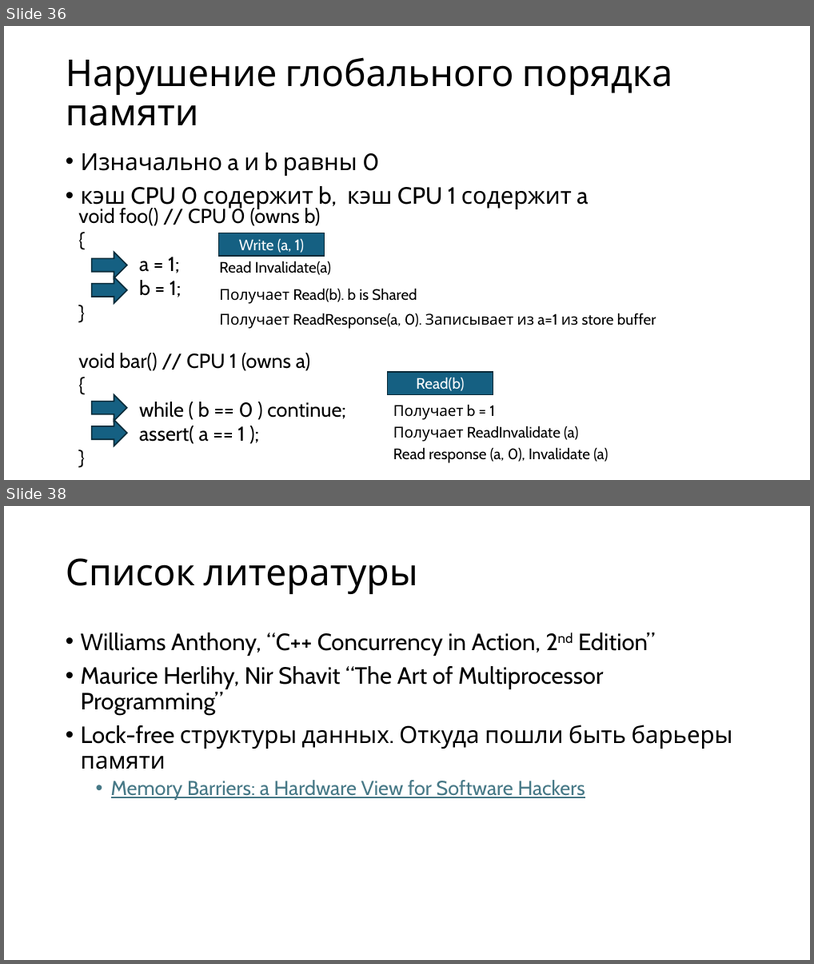
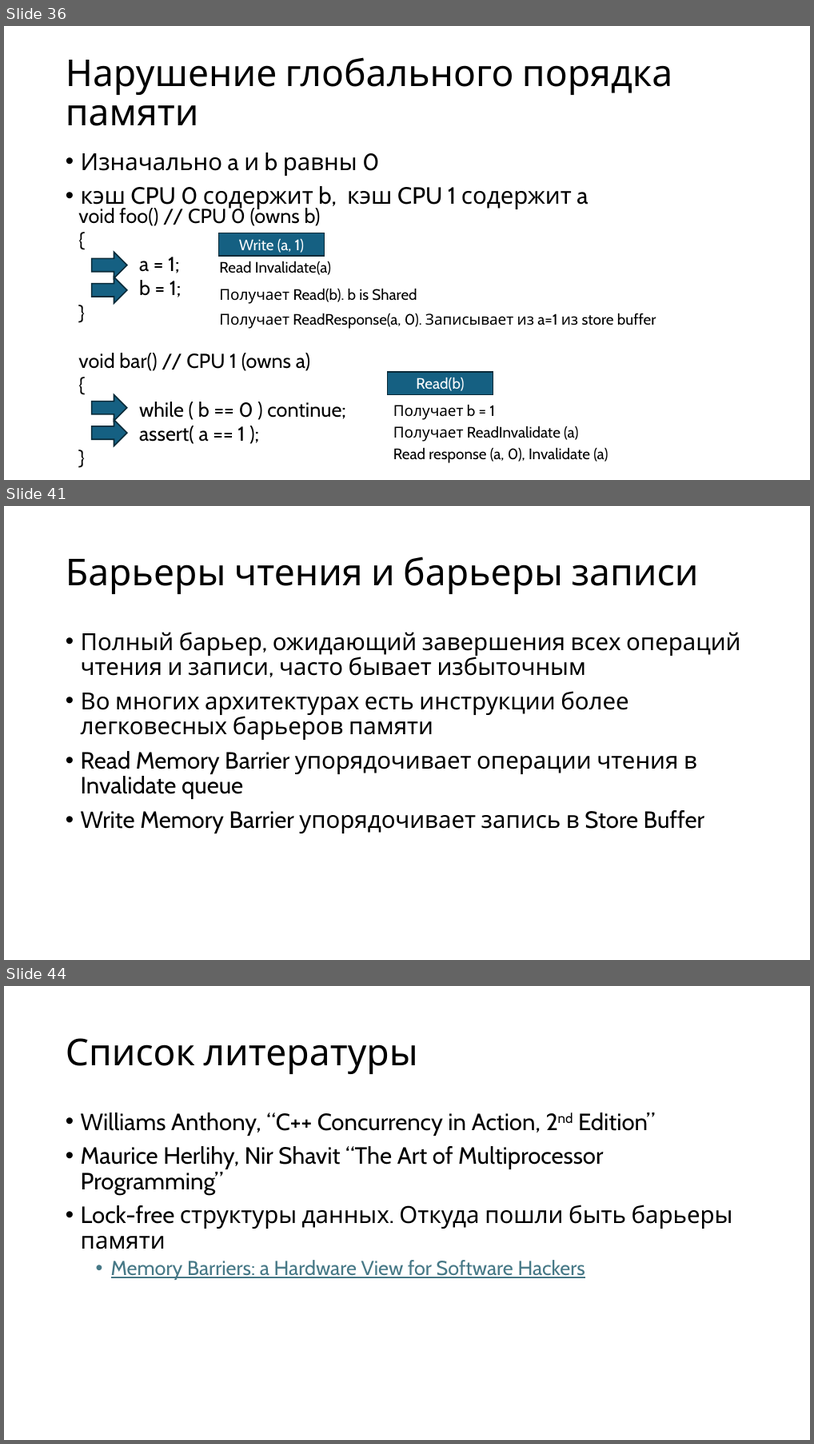
Before and after one commit to alexey-malov/pc, a slide deck: lectures/09/Протоколы когерентности кэш-памяти.pptx. Shown one above the other, each under a label of ours: slides 36 and 38 before the commit, slides 36, 41 and 44 after it; the slides between them are not shown. The pictures are 814x964 and 814x1444 pixels, drawn with LibreOffice and Linux fonts; fonts in the diff are those of the drawing. Boxes give left, top, right and bottom in pixels: in the first picture for what was removed or moved away, otherwise in the second. Text is boxed around its words. In the diff, an @@ line names an element or a change of style, - is before the commit and + after.

```diff
--- a/lectures/09/Протоколы когерентности кэш-памяти.pptx
+++ b/lectures/09/Протоколы когерентности кэш-памяти.pptx
@@ slide 41 added at (x1=4, y1=506, x2=810, y2=960), background #FFFFFF @@
@@ title added at (x1=66, y1=556, x2=699, y2=594), 44 pt, text #000000 @@
+Барьеры чтения и барьеры записи
@@ text added at (x1=81, y1=632, x2=741, y2=833), 28 pt, text #000000 @@
+• Полный барьер, ожидающий завершения всех операций чтения и записи, часто бывает избыточным
+• Во многих архитектурах есть инструкции более легковесных барьеров памяти
+• Read Memory Barrier упорядочивает операции чтения в Invalidate queue
+• Write Memory Barrier упорядочивает запись в Store Buffer
@@ what was slide 38 is now slide 44 @@
```
Also in this commit, not shown: 1 slide changed, 5 other slides added, 55 other files.
